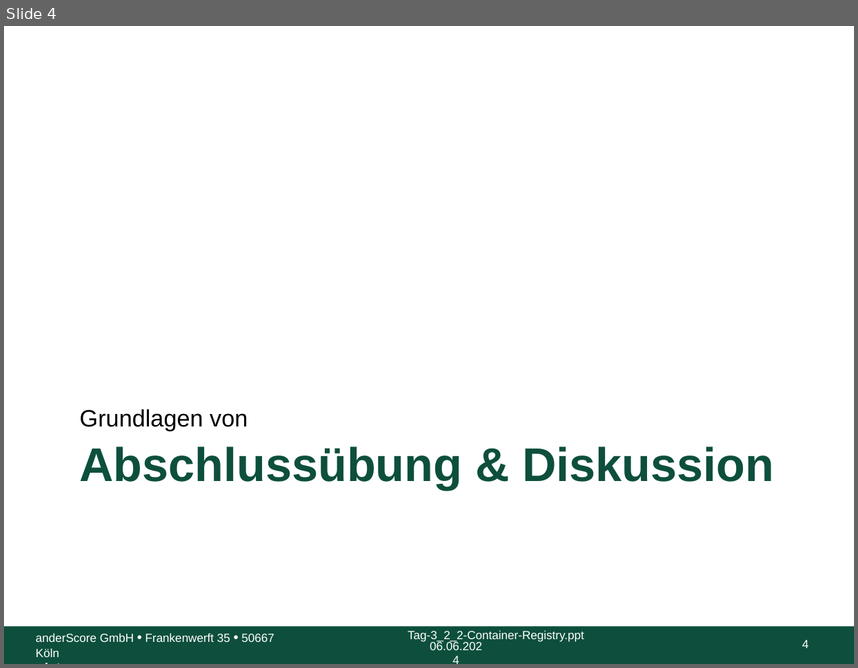
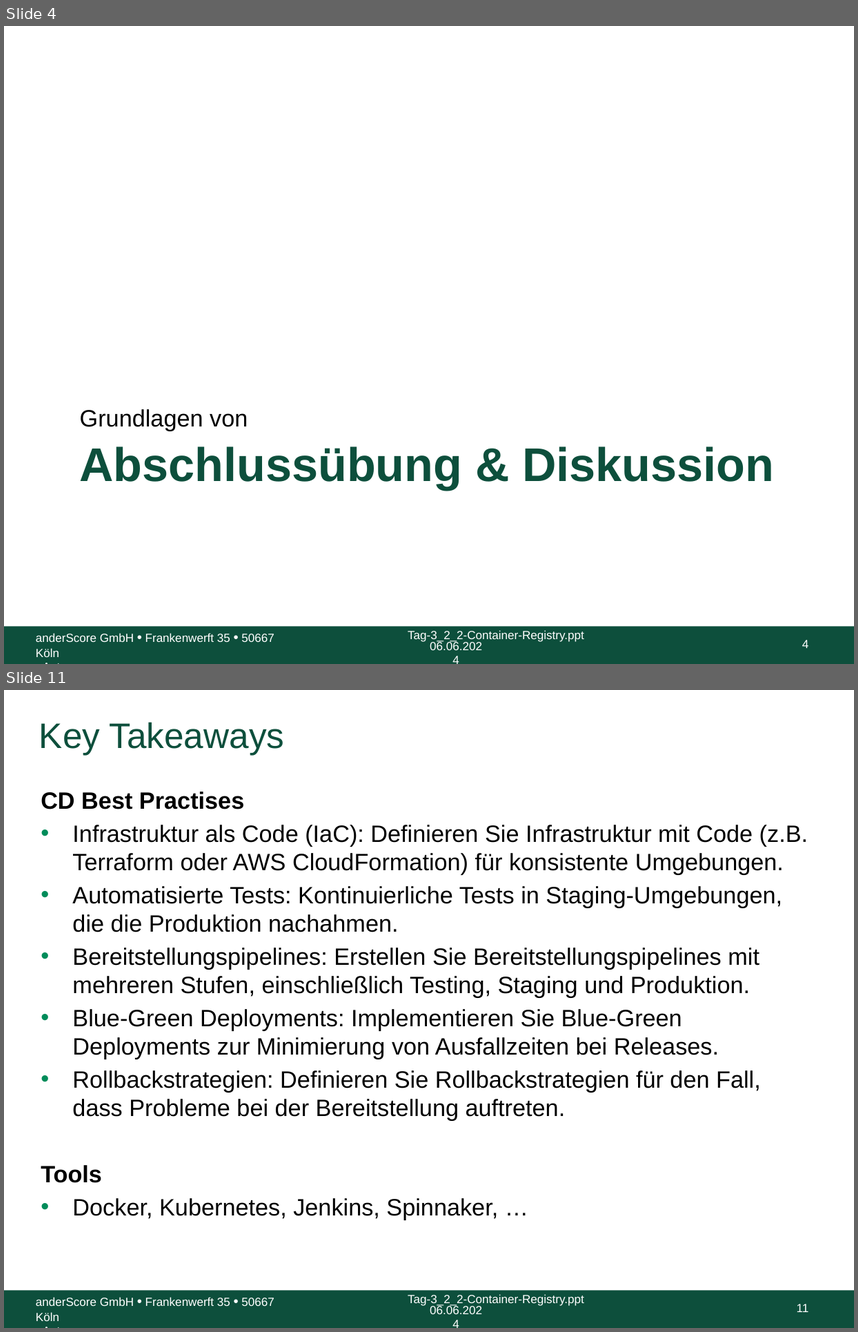
Before and after one commit to anderscore-gmbh/gitlab, a slide deck: slides/Tag-3_5-Abschluss.pptx. Shown one above the other, each under a label of ours: slide 4 before the commit, slides 4 and 11 after it; the slides between them are not shown. The pictures are 858x668 and 858x1332 pixels, drawn with LibreOffice and Linux fonts; fonts in the diff are those of the drawing; background and template pictures are left out. Boxes give left, top, right and bottom in pixels: in the first picture for what was removed or moved away, otherwise in the second. Text is boxed around its words. In the diff, an @@ line names an element or a change of style, - is before the commit and + after.

```diff
--- a/slides/Tag-3_5-Abschluss.pptx
+++ b/slides/Tag-3_5-Abschluss.pptx
@@ slide 11 added at box(4, 690, 854, 1328), background #FFFFFF; not listed: 5 template elements that a slide beside it also shows @@
@@ title added at box(39, 722, 285, 755), 30 pt, text #0D4F3C @@
+Key Takeaways
@@ text added at box(41, 791, 808, 1219), 20 pt, text #000000 @@
+CD Best Practises
+• Infrastruktur als Code (IaC): Definieren Sie Infrastruktur mit Code (z.B. Terraform oder AWS CloudFormation) für konsistente Umgebungen.
+• Automatisierte Tests: Kontinuierliche Tests in Staging-Umgebungen, die die Produktion nachahmen.
+• Bereitstellungspipelines: Erstellen Sie Bereitstellungspipelines mit mehreren Stufen, einschließlich Testing, Staging und Produktion.
+• Blue-Green Deployments: Implementieren Sie Blue-Green Deployments zur Minimierung von Ausfallzeiten bei Releases.
+• Rollbackstrategien: Definieren Sie Rollbackstrategien für den Fall, dass Probleme bei der Bereitstellung auftreten.
+Tools
+• Docker, Kubernetes, Jenkins, Spinnaker, …
```
Also in this commit, not shown: 1 slide changed, 7 other slides added.
